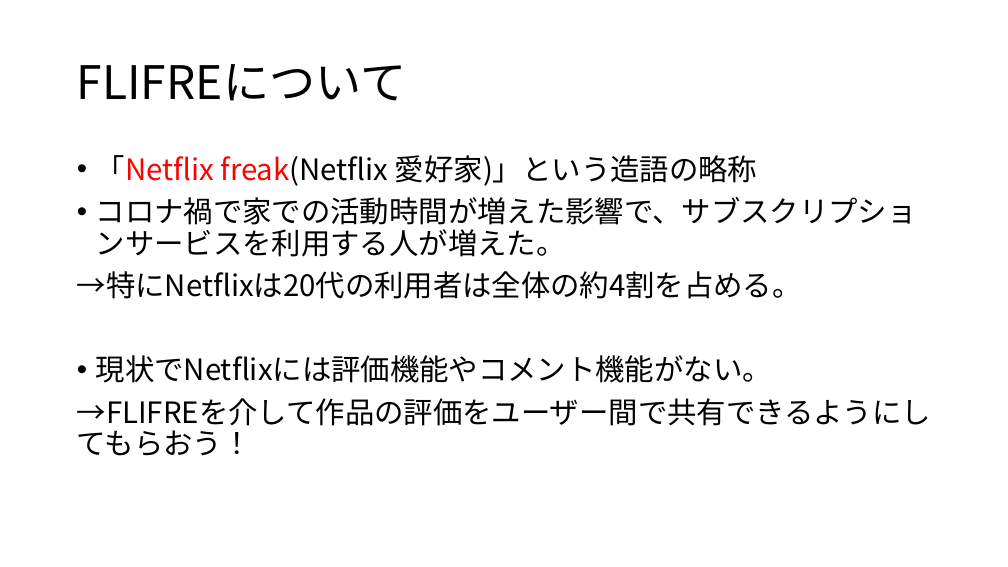
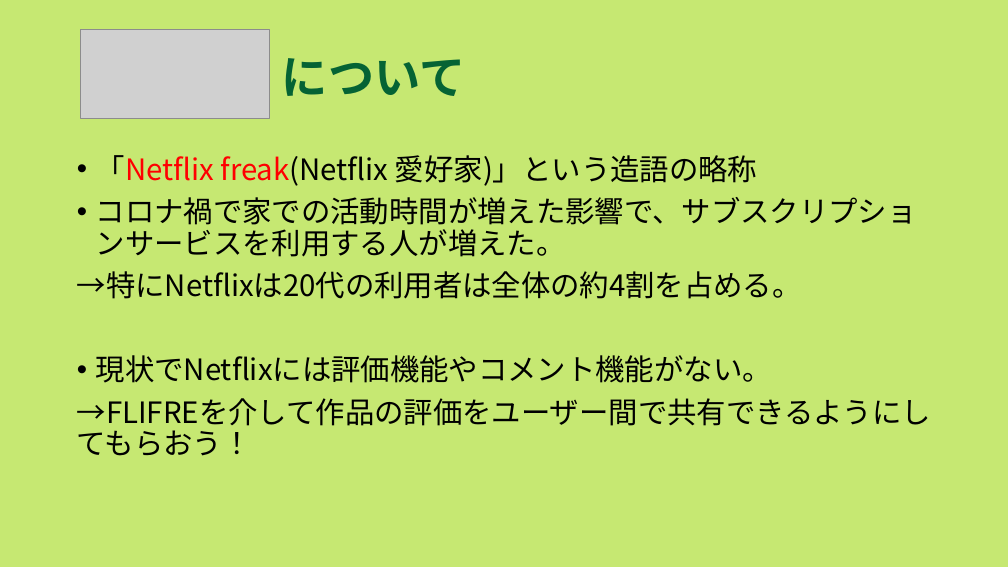
Before and after one commit to dojo2022/B-3, a slide deck: slide 2 of doc/B3炙りえんがわ_成果発表会資料.pptx. Drawn at 1008x567 pixels with LibreOffice and Linux fonts; fonts in the diff are those of the drawing; grey boxes stand for pictures. Boxes give left, top, right and bottom in pixels: in the first picture for what was removed or moved away, otherwise in the second. Text is boxed around its words. In the diff, an @@ line names an element or a change of style, - is before the commit and + after.

```diff
--- a/doc/B3炙りえんがわ_成果発表会資料.pptx
+++ b/doc/B3炙りえんがわ_成果発表会資料.pptx
@@ background #FFFFFF to #C6E872 @@
@@ picture added at box(80, 30, 269, 119) @@
@@ title at box(282, 58, 465, 96): text changed; text colour #000000 to #056334; bold on @@
-FLIFREについて
+について
```
Also in this commit, not shown: 18 other slides changed.
